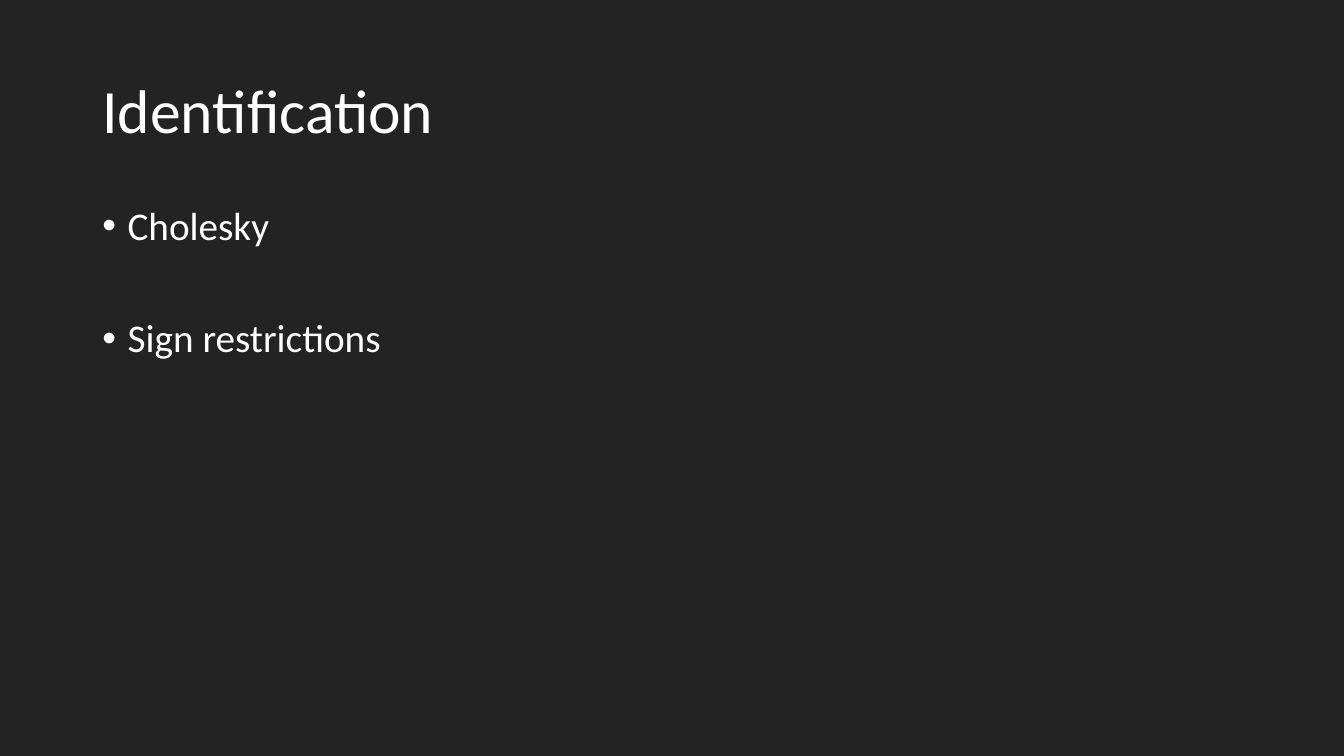
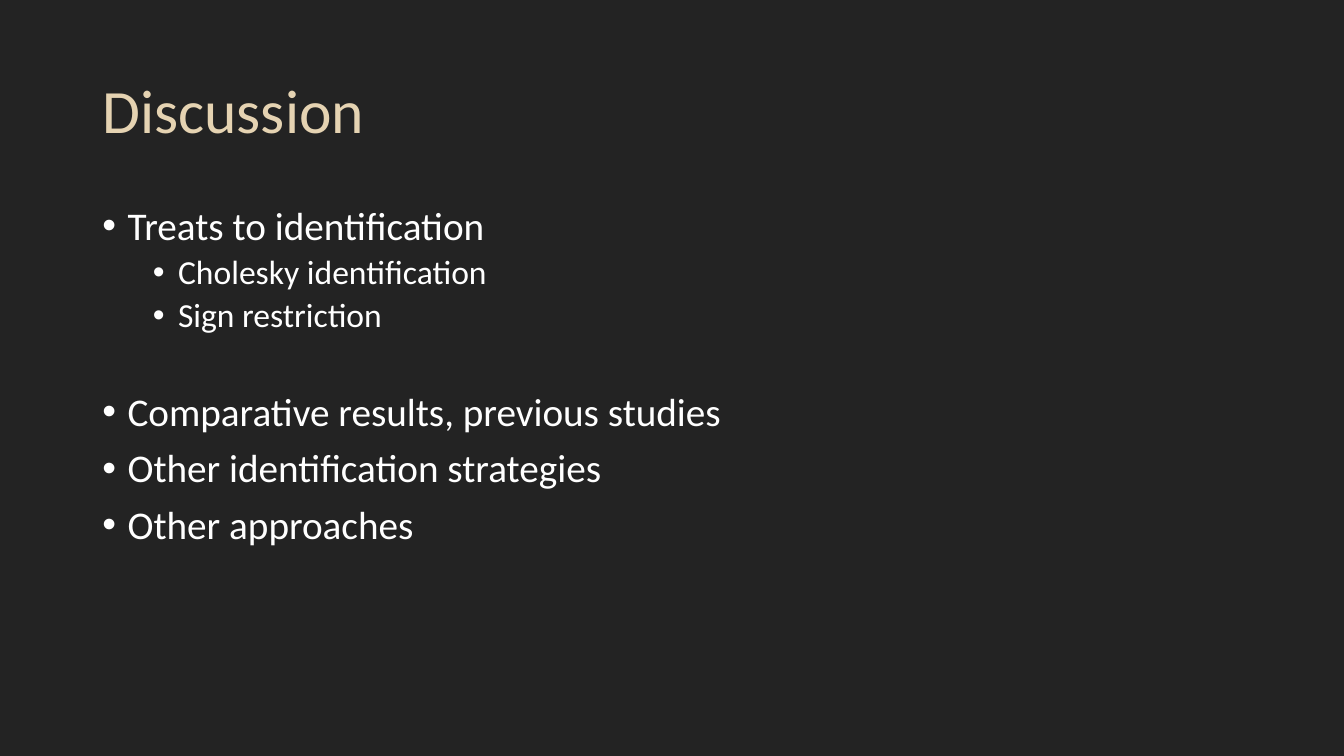
Before and after one commit to timoudas/MasterThesis, a slide deck: slide 12 of presentation.pptm (slide 7 before the commit). Drawn at 1344x756 pixels with LibreOffice and Linux fonts; fonts in the diff are those of the drawing. Boxes give left, top, right and bottom in pixels: in the first picture for what was removed or moved away, otherwise in the second. Text is boxed around its words. In the diff, an @@ line names an element or a change of style, - is before the commit and + after.

Commit message:
presentation

```diff
--- a/presentation.pptm
+++ b/presentation.pptm
@@ title at (102,90,363,134): text changed; text colour #FFFFFF to #E5D3B2 @@
-Identification
+Discussion
@@ text at (128,212,721,546): text changed @@
-• Cholesky
-• Sign restrictions
+• Treats to identification
+  • Cholesky identification
+  • Sign restriction
+• Comparative results, previous studies
+• Other identification strategies
+• Other approaches
```
Also in this commit, not shown: 2 other slides changed, 7 slides added, 5 slides removed, 1 other file.
